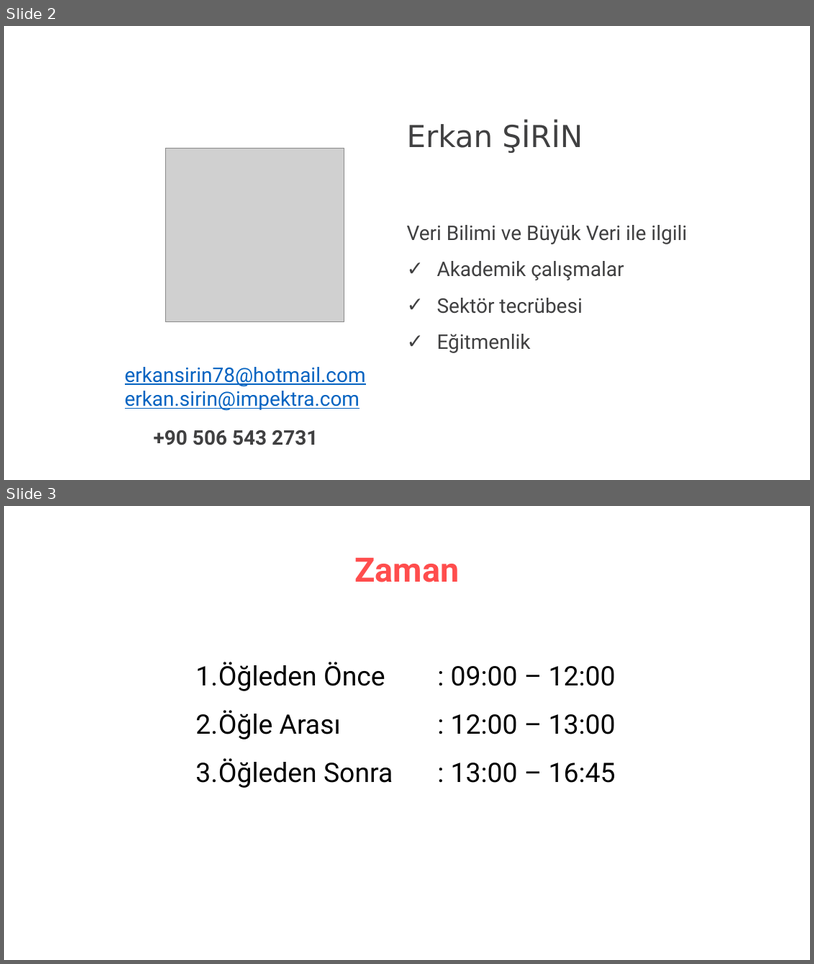
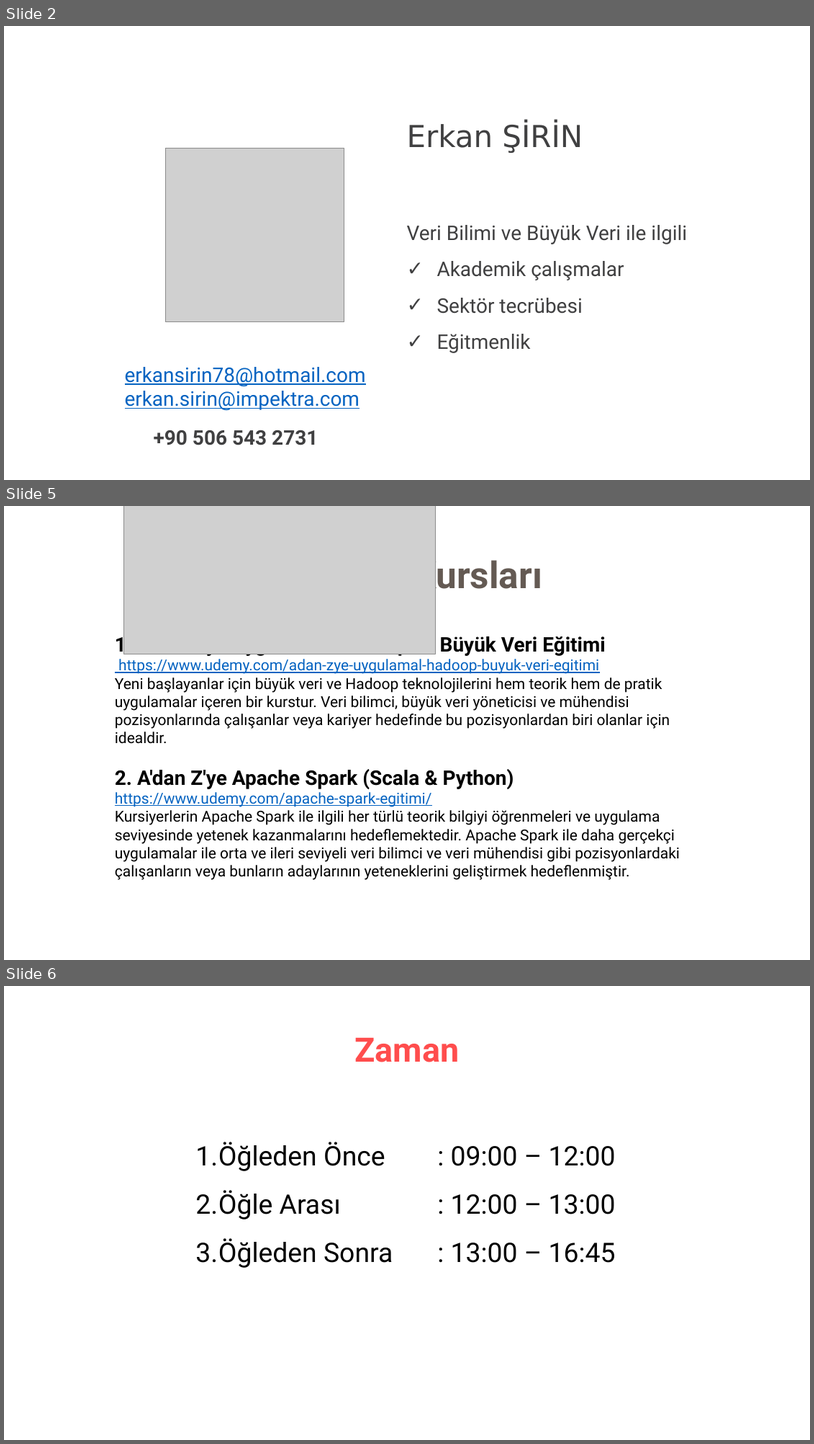
Before and after one commit to erkansirin78/machine-learning-with-python, a slide deck: opening_remarks.pptx. Shown one above the other, each under a label of ours: slides 2 and 3 before the commit, slides 2, 5 and 6 after it; the slides between them are not shown. The pictures are 814x964 and 814x1444 pixels, drawn with LibreOffice and Linux fonts; fonts in the diff are those of the drawing; grey boxes stand for pictures. Boxes give left, top, right and bottom in pixels: in the first picture for what was removed or moved away, otherwise in the second. Text is boxed around its words. In the diff, an @@ line names an element or a change of style, - is before the commit and + after.

```diff
--- a/opening_remarks.pptx
+++ b/opening_remarks.pptx
@@ slide 5 added at bbox=[4, 506, 810, 960], background #FFFFFF @@
@@ picture added at bbox=[124, 506, 435, 654] @@
@@ title added at bbox=[413, 554, 543, 597], 44 pt, text #645A53, bold @@
+Kursları
@@ text added at bbox=[115, 633, 680, 880], 18 pt, text #000000 @@
+1. A'dan Z'ye Uygulamalı Hadoop ve Büyük Veri Eğitimi
+https://www.udemy.com/adan-zye-uygulamal-hadoop-buyuk-veri-egitimi
+Yeni başlayanlar için büyük veri ve Hadoop teknolojilerini hem teorik hem de pratik uygulamalar içeren bir kurstur. Veri bilimci, büyük veri yöneticisi ve mühendisi pozisyonlarında çalışanlar veya kariyer hedefinde bu pozisyonlardan biri olanlar için idealdir.
+2. A'dan Z'ye Apache Spark (Scala & Python)
+https://www.udemy.com/apache-spark-egitimi/
+Kursiyerlerin Apache Spark ile ilgili her türlü teorik bilgiyi öğrenmeleri ve uygulama seviyesinde yetenek kazanmalarını hedeflemektedir. Apache Spark ile daha gerçekçi uygulamalar ile orta ve ileri seviyeli veri bilimci ve veri mühendisi gibi pozisyonlardaki çalışanların veya bunların adaylarının yeteneklerini geliştirmek hedeflenmiştir.
@@ what was slide 3 is now slide 6 @@
```
Also in this commit, not shown: 2 slides changed, 3 other slides added, 1 slide removed.
